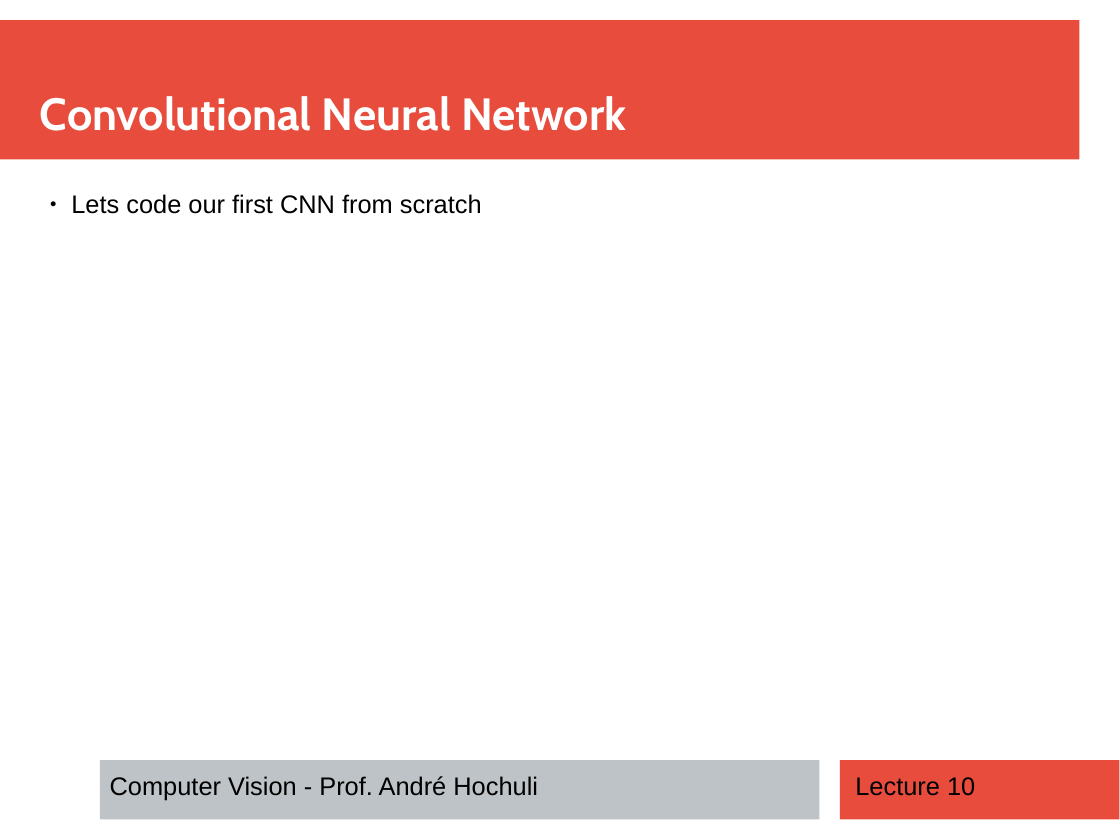
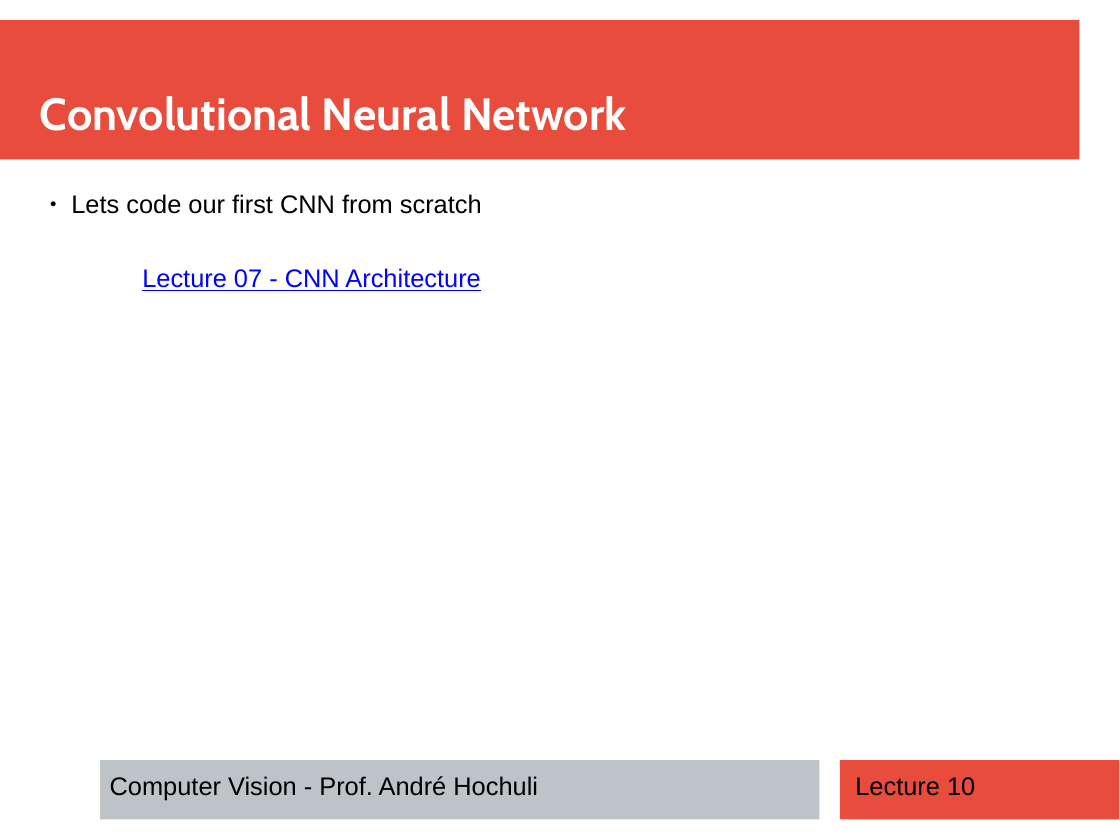
Before and after one commit to andrehochuli/teaching, a slide deck: slide 11 of ComputerVision/Lecture 07 - CNN Implementation/Lecture 07 -CNN Architecture.pptx. Drawn at 1120x840 pixels with LibreOffice and Linux fonts; fonts in the diff are those of the drawing. Boxes give left, top, right and bottom in pixels: in the first picture for what was removed or moved away, otherwise in the second. Text is boxed around its words. In the diff, an @@ line names an element or a change of style, - is before the commit and + after.

```diff
--- a/ComputerVision/Lecture 07 - CNN Implementation/Lecture 07 -CNN Architecture.pptx
+++ b/ComputerVision/Lecture 07 - CNN Implementation/Lecture 07 -CNN Architecture.pptx
@@ text added at [142,268,480,291], 18 pt, text #0000FF, underline @@
+Lecture 07 - CNN Architecture
```
Also in this commit, not shown: 1 other slide changed, 1 slide removed, 2 other files.
